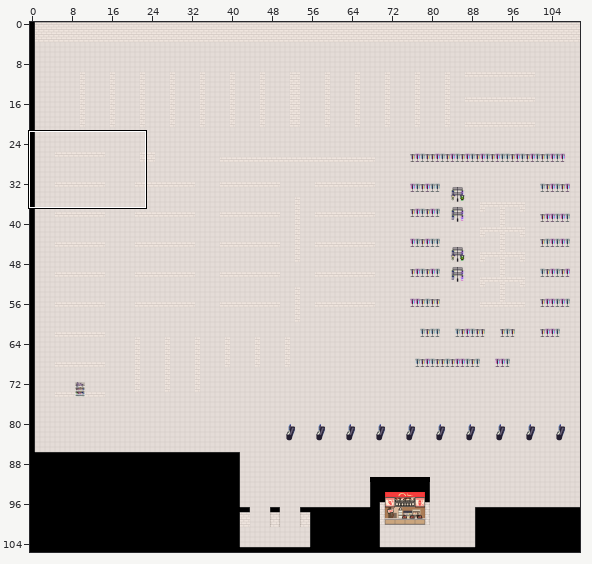
A Tiled map gets an edit: assets/data/walmartReal.tmx. Above, an overview of the earlier version with the close-up marked.
Close-up. First the earlier version:
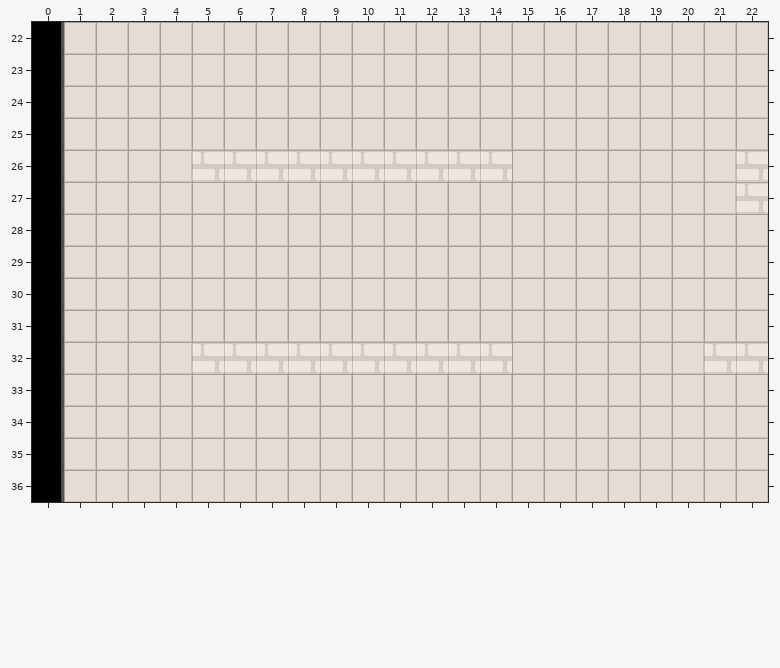
Cells are 32x32 px. Shown: x 0..22, y 22..36. The commit also changed other parts of the map, which this record leaves out.
The result:
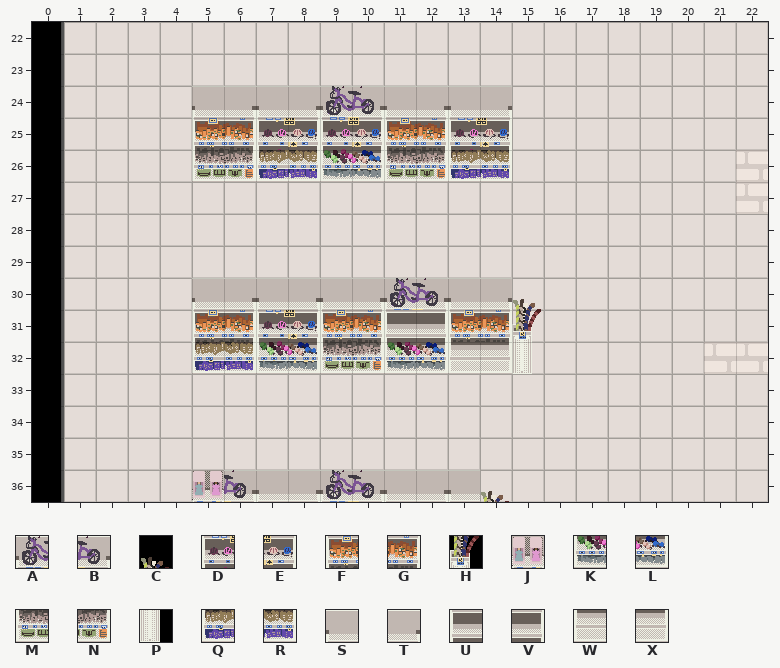
Key: from "tileset": A 41, B 42, C 45, D 73, E 74, F 75, G 76, H 77, J 100, K 105, L 106, M 107, N 108, P 109, Q 110, R 111, S 387, T 388, U 419, V 420, W 451, X 452.
_ is an empty cell.
The edit:
Layer "ForegroundObjects":
The author put tile A in row 24 at x 9; in row 30 at x 11; in row 36 at x 9.
The author put tile B in row 24 at x 10; in row 30 at x 12; in row 36 at x 6 and 10.
The author put tile C in row 30 at x 15; in row 36 at x 14.
The author put tile D in row 25 at x 7, 9 and 13; in row 31 at x 7.
The author put tile E in row 25 at x 8, 10 and 14; in row 31 at x 8.
The author put tile F in row 25 at x 5 and 11; in row 31 at x 5, 9 and 13.
The author put tile G in row 25 at x 6 and 12; in row 31 at x 6, 10 and 14.
The author put tile H in row 31 at x 15.
The author put tile J in row 36 at x 5.
The author put tile K in row 26 at x 9; in row 32 at x 7 and 11.
The author put tile L in row 26 at x 10; in row 32 at x 8 and 12.
The author put tile M in row 26 at x 5 and 11; in row 32 at x 9.
The author put tile N in row 26 at x 6 and 12; in row 32 at x 10.
The author put tile P in row 32 at x 15.
The author put tile Q in row 26 at x 7 and 13; in row 32 at x 5.
The author put tile R in row 26 at x 8 and 14; in row 32 at x 6.
The author put tile S in row 24 at x 5, 7, 11 and 13; in row 30 at x 5, 7, 9 and 13; in row 36 at x 7, 11 and 13.
The author put tile T in row 24 at x 6, 8, 12 and 14; in row 30 at x 6, 8, 10 and 14; in row 36 at x 8 and 12.
The author put tile U in row 31 at x 11.
The author put tile V in row 31 at x 12.
The author put tile W in row 32 at x 13.
The author put tile X in row 32 at x 14.
Boxes around the changes in both close-ups, in picture pixels (x1, y1, x2, y2):
added: (192, 86, 512, 182)
added: (192, 278, 541, 374)
added: (192, 470, 509, 502)
